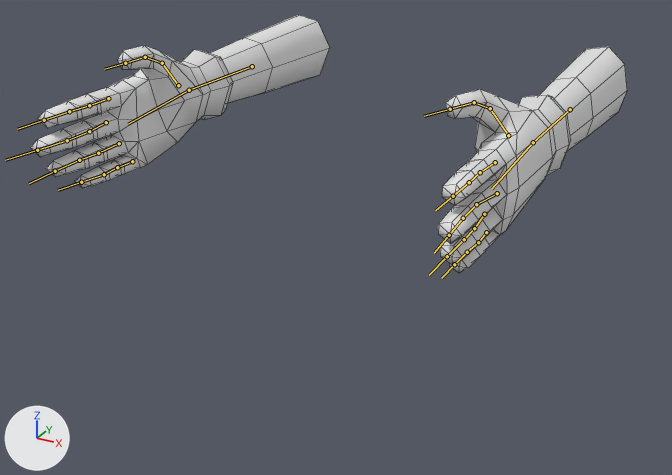
Before and after pictures for a commit that changed the FBX model JAM2021/Assets/Models/LaJamHand.fbx.
Camera for both pictures: a 50 mm camera at (1.035, -1.723, 0.953) aimed at (-0.025, 0.206, -0.011). Lighting does not change. The marker at lower left points along +X, +Y and +Z. The bones that bend it are drawn over the model as lines. Mesh edges are drawn as thin lines.
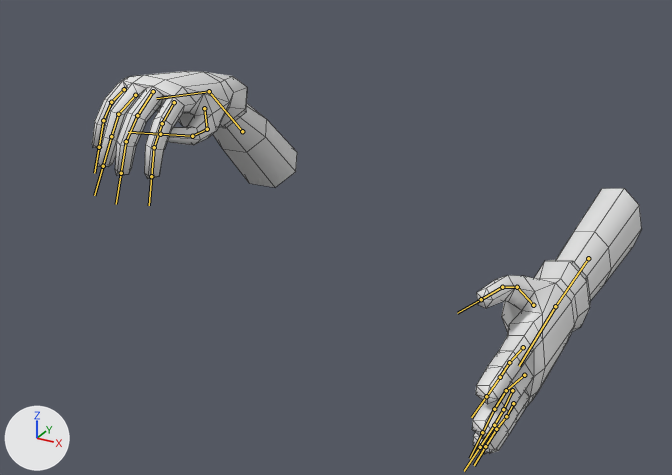
The newer file adds an action. The first version stands in its rest pose; the second is drawn at frame 13 of the action 'metarig|PlayCard'.

The change, as JSON lines over the scene's bpy script:
```json
{"block": "bone_forearm_l", "where": "bone_forearm_l = bpy.data.objects['metarig'].pose.bones['forearm.L']"}
{"op": "set", "path": "bone_forearm_l.location", "old": "(0.0, 0.0, 0.0)", "new": "(-0.1, 0.002, -0.382)"}
{"block": "bone_forearm_r", "where": "bone_forearm_r = bpy.data.objects['metarig'].pose.bones['forearm.R']"}
{"op": "set", "path": "bone_forearm_r.location", "old": "(0.0, 0.0, 0.0)", "new": "(0.11, -0.083, -0.23)"}
{"op": "set", "path": "bone_forearm_r.rotation_quaternion", "old": "(1.0, 0.0, 0.0, 0.0)", "new": "(0.784, 0.334, -0.515, -0.096)", "note": "degrees (0, 0, 0) -> degrees (68, -48, -48)"}
{"block": "bone_hand_r", "where": "bone_hand_r = bpy.data.objects['metarig'].pose.bones['hand.R']  # child of 'forearm.R'"}
{"op": "set", "path": "bone_hand_r.rotation_quaternion", "old": "(1.0, 0.0, 0.0, 0.0)", "new": "(0.929, 0.026, -0.291, 0.228)", "note": "degrees (0, 0, 0) -> degrees (-6, -34, 29)"}
{"block": "bone_f_index_01_r", "where": "bone_f_index_01_r = bpy.data.objects['metarig'].pose.bones['f_index.01.R']  # child of 'hand.R'"}
{"op": "set", "path": "bone_f_index_01_r.rotation_quaternion", "old": "(1.0, 0.0, 0.0, 0.0)", "new": "(0.939, 0.345, 0.0, -0.002)", "note": "degrees (0, 0, 0) -> degrees (40, 0, 0)"}
{"block": "bone_f_index_02_r", "where": "bone_f_index_02_r = bpy.data.objects['metarig'].pose.bones['f_index.02.R']  # child of 'f_index.01.R'"}
{"op": "set", "path": "bone_f_index_02_r.rotation_quaternion", "old": "(1.0, 0.0, 0.0, 0.0)", "new": "(0.972, 0.235, 0.0, 0.0)", "note": "degrees (0, 0, 0) -> degrees (27, 0, 0)"}
{"block": "bone_f_index_03_r", "where": "bone_f_index_03_r = bpy.data.objects['metarig'].pose.bones['f_index.03.R']  # child of 'f_index.02.R'"}
{"op": "set", "path": "bone_f_index_03_r.rotation_quaternion", "old": "(1.0, 0.0, 0.0, 0.0)", "new": "(0.972, 0.235, 0.0, 0.0)", "note": "degrees (0, 0, 0) -> degrees (27, 0, 0)"}
{"block": "bone_thumb_01_r", "where": "bone_thumb_01_r = bpy.data.objects['metarig'].pose.bones['thumb.01.R']  # child of 'hand.R'"}
{"op": "set", "path": "bone_thumb_01_r.rotation_quaternion", "old": "(1.0, 0.0, 0.0, 0.0)", "new": "(0.994, 0.093, -0.051, -0.025)", "note": "degrees (0, 0, 0) -> degrees (11, -6, -3)"}
{"block": "bone_thumb_02_r", "where": "bone_thumb_02_r = bpy.data.objects['metarig'].pose.bones['thumb.02.R']  # child of 'thumb.01.R'"}
{"op": "set", "path": "bone_thumb_02_r.rotation_quaternion", "old": "(1.0, 0.0, 0.0, 0.0)", "new": "(0.993, 0.12, 0.0, 0.0)", "note": "degrees (0, 0, 0) -> degrees (14, 0, 0)"}
{"block": "bone_thumb_03_r", "where": "bone_thumb_03_r = bpy.data.objects['metarig'].pose.bones['thumb.03.R']  # child of 'thumb.02.R'"}
{"op": "set", "path": "bone_thumb_03_r.rotation_quaternion", "old": "(1.0, 0.0, 0.0, 0.0)", "new": "(0.988, 0.154, 0.0, 0.0)", "note": "degrees (0, 0, 0) -> degrees (18, 0, 0)"}
{"block": "bone_f_middle_01_r", "where": "bone_f_middle_01_r = bpy.data.objects['metarig'].pose.bones['f_middle.01.R']  # child of 'hand.R'"}
{"op": "set", "path": "bone_f_middle_01_r.rotation_quaternion", "old": "(1.0, 0.0, 0.0, 0.0)", "new": "(0.935, 0.352, -0.01, 0.028)", "note": "degrees (0, 0, 0) -> degrees (41, -2, 3)"}
{"block": "bone_f_middle_02_r", "where": "bone_f_middle_02_r = bpy.data.objects['metarig'].pose.bones['f_middle.02.R']  # child of 'f_middle.01.R'"}
{"op": "set", "path": "bone_f_middle_02_r.rotation_quaternion", "old": "(1.0, 0.0, 0.0, 0.0)", "new": "(0.971, 0.239, 0.0, 0.0)", "note": "degrees (0, 0, 0) -> degrees (28, 0, 0)"}
{"block": "bone_f_middle_03_r", "where": "bone_f_middle_03_r = bpy.data.objects['metarig'].pose.bones['f_middle.03.R']  # child of 'f_middle.02.R'"}
{"op": "set", "path": "bone_f_middle_03_r.rotation_quaternion", "old": "(1.0, 0.0, 0.0, 0.0)", "new": "(0.971, 0.239, 0.0, 0.0)", "note": "degrees (0, 0, 0) -> degrees (28, 0, 0)"}
{"block": "bone_f_ring_01_r", "where": "bone_f_ring_01_r = bpy.data.objects['metarig'].pose.bones['f_ring.01.R']  # child of 'hand.R'"}
{"op": "set", "path": "bone_f_ring_01_r.rotation_quaternion", "old": "(1.0, 0.0, 0.0, 0.0)", "new": "(0.906, 0.413, 0.033, 0.084)", "note": "degrees (0, 0, 0) -> degrees (49, -1, 10)"}
{"block": "bone_f_ring_02_r", "where": "bone_f_ring_02_r = bpy.data.objects['metarig'].pose.bones['f_ring.02.R']  # child of 'f_ring.01.R'"}
{"op": "set", "path": "bone_f_ring_02_r.rotation_quaternion", "old": "(1.0, 0.0, 0.0, 0.0)", "new": "(0.961, 0.278, 0.0, 0.0)", "note": "degrees (0, 0, 0) -> degrees (32, 0, 0)"}
{"block": "bone_f_pinky_01_r", "where": "bone_f_pinky_01_r = bpy.data.objects['metarig'].pose.bones['f_pinky.01.R']  # child of 'hand.R'"}
{"op": "set", "path": "bone_f_pinky_01_r.rotation_quaternion", "old": "(1.0, 0.0, 0.0, 0.0)", "new": "(0.941, 0.329, -0.012, 0.072)", "note": "degrees (0, 0, 0) -> degrees (38, -4, 7)"}
{"block": "bone_f_pinky_02_r", "where": "bone_f_pinky_02_r = bpy.data.objects['metarig'].pose.bones['f_pinky.02.R']  # child of 'f_pinky.01.R'"}
{"op": "set", "path": "bone_f_pinky_02_r.rotation_quaternion", "old": "(1.0, 0.0, 0.0, 0.0)", "new": "(0.974, 0.225, 0.0, 0.0)", "note": "degrees (0, 0, 0) -> degrees (26, 0, 0)"}
{"block": "bone_f_pinky_03_r", "where": "bone_f_pinky_03_r = bpy.data.objects['metarig'].pose.bones['f_pinky.03.R']  # child of 'f_pinky.02.R'"}
{"op": "set", "path": "bone_f_pinky_03_r.rotation_quaternion", "old": "(1.0, 0.0, 0.0, 0.0)", "new": "(0.974, 0.225, 0.0, 0.0)", "note": "degrees (0, 0, 0) -> degrees (26, 0, 0)"}
```

Where the change shows, as pixel boxes (x1, y1, x2, y2) in the pictures (672 x 475 px):
```json
{"object": "Circle", "change": "posed", "before": [30, 15, 627, 273], "after": [92, 71, 642, 454], "on screen": "8% narrower, 48% taller"}
{"bone": "forearm.L", "before": "(570, 109) to (533, 142)", "after": "(588, 258) to (555, 306)"}
{"bone": "forearm.R", "before": "(252, 66) to (189, 90)", "after": "(242, 131) to (209, 91)"}
{"bone": "hand.R", "before": "(189, 90) to (128, 124)", "after": "(209, 91) to (156, 98)"}
{"bone": "f_index.01.R", "before": "(108, 98) to (89, 105)", "after": "(174, 102) to (162, 123)"}
{"bone": "f_index.02.R", "before": "(89, 105) to (69, 111)", "after": "(162, 123) to (154, 147)"}
{"bone": "f_index.03.R", "before": "(69, 111) to (44, 120)", "after": "(154, 147) to (151, 176)"}
{"bone": "thumb.01.R", "before": "(178, 85) to (162, 63)", "after": "(204, 108) to (207, 129)"}
{"bone": "thumb.02.R", "before": "(162, 63) to (145, 57)", "after": "(207, 129) to (192, 136)"}
{"bone": "thumb.03.R", "before": "(145, 57) to (125, 63)", "after": "(192, 136) to (160, 134)"}
{"bone": "f_middle.01.R", "before": "(106, 122) to (89, 131)", "after": "(153, 91) to (137, 115)"}
{"bone": "f_middle.02.R", "before": "(89, 131) to (67, 140)", "after": "(137, 115) to (126, 141)"}
{"bone": "f_middle.03.R", "before": "(67, 140) to (37, 150)", "after": "(126, 141) to (121, 173)"}
{"bone": "f_ring.01.R", "before": "(119, 143) to (98, 153)", "after": "(135, 95) to (118, 114)"}
{"bone": "f_ring.02.R", "before": "(98, 153) to (79, 160)", "after": "(118, 114) to (111, 136)"}
{"bone": "f_pinky.01.R", "before": "(132, 161) to (117, 167)", "after": "(124, 89) to (111, 102)"}
{"bone": "f_pinky.02.R", "before": "(117, 167) to (104, 174)", "after": "(111, 102) to (103, 120)"}
{"bone": "f_pinky.03.R", "before": "(104, 174) to (81, 182)", "after": "(103, 120) to (99, 147)"}
```
